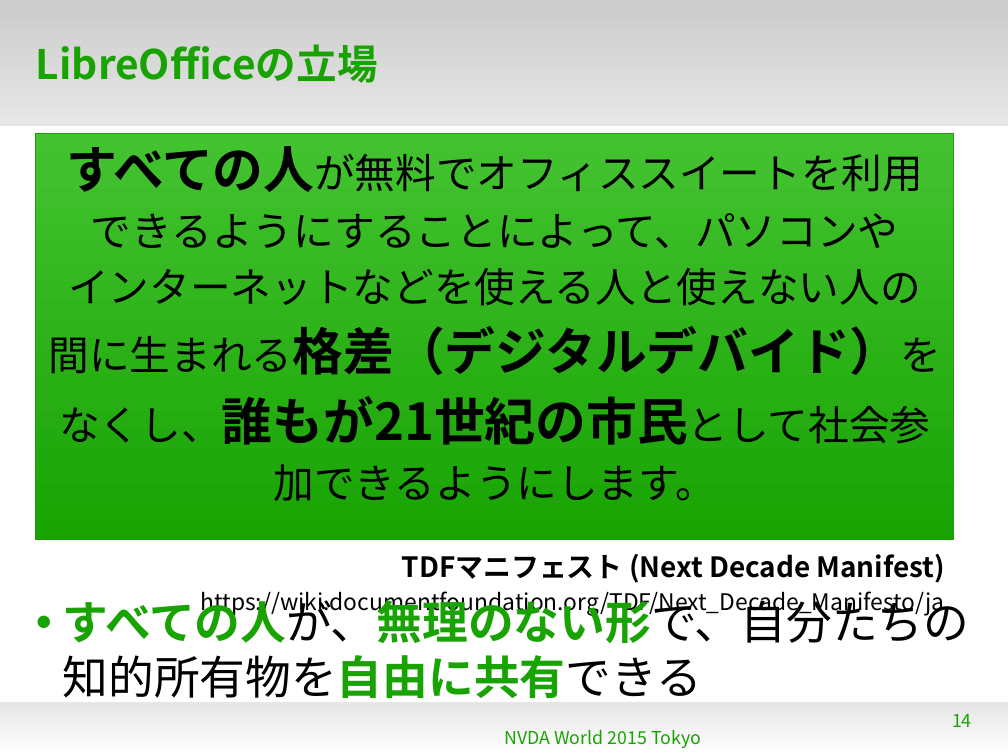
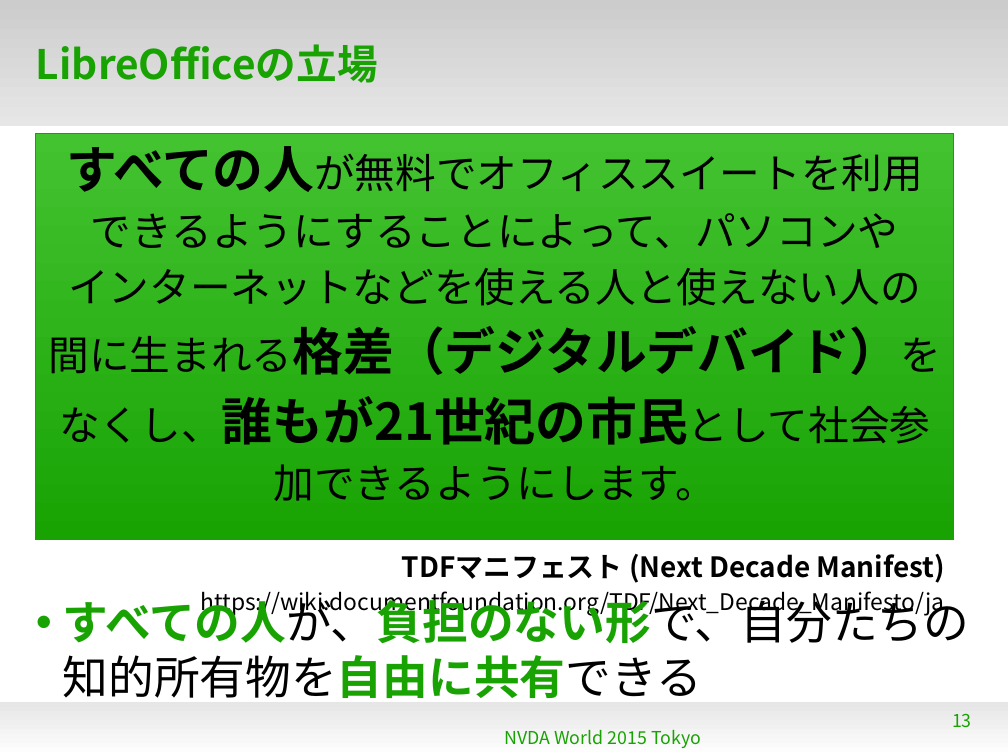
Before and after one commit to naruoga/KantoLibreOffice, a slide deck: slide 13 of others/NVDAworld2015.odp (slide 14 before the commit). Drawn at 1008x756 pixels with LibreOffice and Linux fonts; fonts in the diff are those of the drawing; background and template pictures are left out. Boxes give left, top, right and bottom in pixels: in the first picture for what was removed or moved away, otherwise in the second. Text is boxed around its words. In the diff, an @@ line names an element or a change of style, - is before the commit and + after.

```diff
--- a/others/NVDAworld2015.odp
+++ b/others/NVDAworld2015.odp
@@ text at box(63, 593, 970, 698): text changed @@
-• すべての人が、無理のない形で、自分たちの知的所有物を自由に共有できる
+• すべての人が、負担のない形で、自分たちの知的所有物を自由に共有できる
@@ page number at box(952, 713, 972, 728): text changed @@
-14
+13
```
Also in this commit, not shown: 12 other slides changed, 15 slides added, 2 slides removed.
